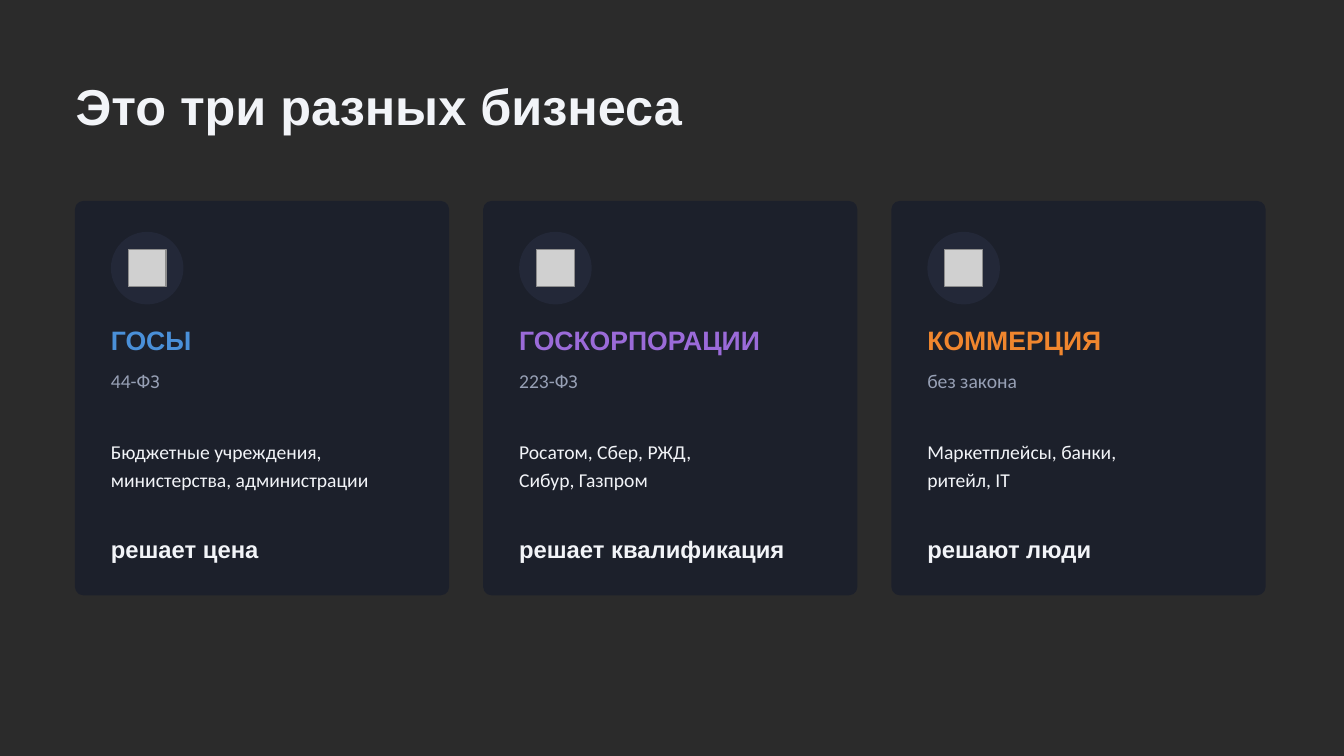
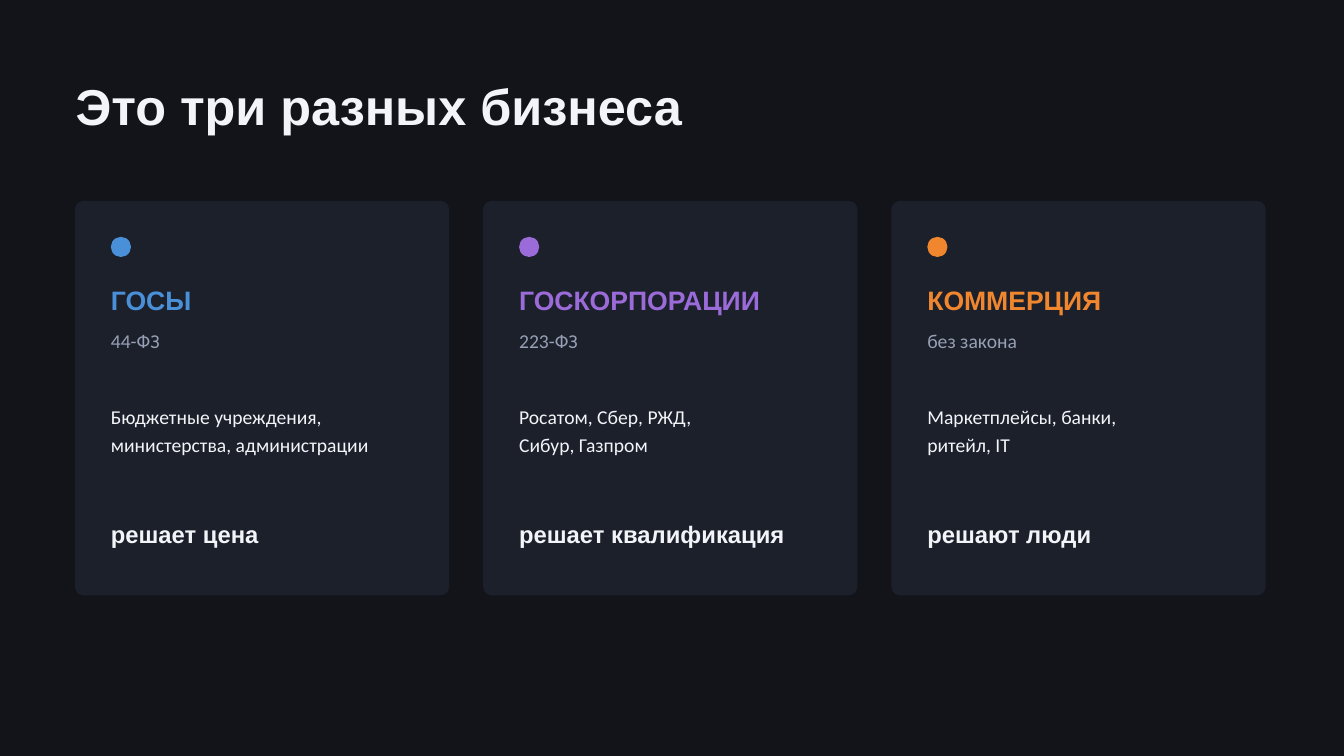
Before and after one commit to t4993408232-collab/analizator-bot, a slide deck: slide 6 of talks/2026-08-06-prodavay-kak-faunder/Как-выигрывать-тендеры.pptx. Drawn at 1344x756 pixels with LibreOffice and Linux fonts; fonts in the diff are those of the drawing; grey boxes stand for pictures; background and template pictures are left out; a plain dark background stands for a picture behind light text. Boxes give left, top, right and bottom in pixels: in the first picture for what was removed or moved away, otherwise in the second. Text is boxed around its words. In the diff, an @@ line names an element or a change of style, - is before the commit and + after.

```diff
--- a/talks/2026-08-06-prodavay-kak-faunder/Как-выигрывать-тендеры.pptx
+++ b/talks/2026-08-06-prodavay-kak-faunder/Как-выигрывать-тендеры.pptx
@@ background picture (left out) to #12141A @@
@@ ellipse removed at <box>111,232,184,304</box> @@
@@ ellipse added at <box>111,237,131,257</box>, fill #4A90D9 @@
@@ ellipse removed at <box>519,232,592,304</box> @@
@@ ellipse added at <box>519,237,539,257</box>, fill #9B6BD9 @@
@@ ellipse removed at <box>928,232,1000,304</box> @@
@@ ellipse added at <box>928,237,948,257</box>, fill #F0862E @@
@@ picture removed at <box>128,249,165,286</box> @@
@@ picture removed at <box>536,249,574,286</box> @@
@@ picture removed at <box>945,249,982,286</box> @@
@@ 6 texts: place and size @@
-6 texts at <box>111,331,1101,388</box>
+6 texts at <box>111,291,1101,348</box>
@@ 3 texts: place and size @@
-3 texts at <box>111,445,1116,491</box>
+3 texts at <box>111,410,1116,456</box>
@@ 3 texts: place and size @@
-3 texts at <box>111,540,1091,563</box>
+3 texts at <box>111,525,1091,548</box>
```
Also in this commit, not shown: 39 other slides changed, 24 other files.
